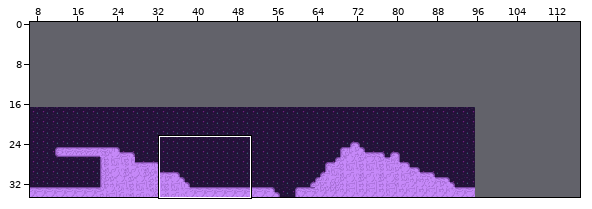
Two versions of a level (Tiled map, assets/map/level_1_map.tmx). Above, an overview of the earlier version with the close-up marked.
Close-up. The starting point:
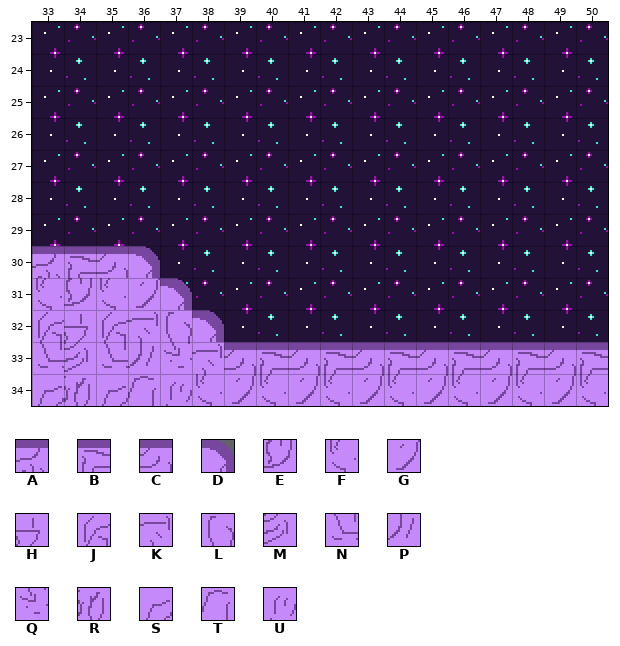
Cells are 32x32 px. Shown: x 33..50, y 23..34. The commit also changed other parts of the map, which this record leaves out. The old version is drawn lined up with the new one.
Key: from "level_1_Ground": A 1, B 2, C 3, D 5, E 7, F 8, G 9, H 13, J 14, K 15, L 16, M 19, N 20, P 21, Q 22, R 25, S 26, T 27, U 28.
_ is an empty cell.
Layers that did not change in this view are not listed.
Layer "ground" before, first column x 33:
23 __________________
24 __________________
25 __________________
26 __________________
27 __________________
28 __________________
29 __________________
30 ABCD______________
31 FEFGD_____________
32 JHJKLD____________
33 NMNPQKCBCBCBCBCBCB
34 SRSTUFGFGFGFGFGFGF
Now the later version:
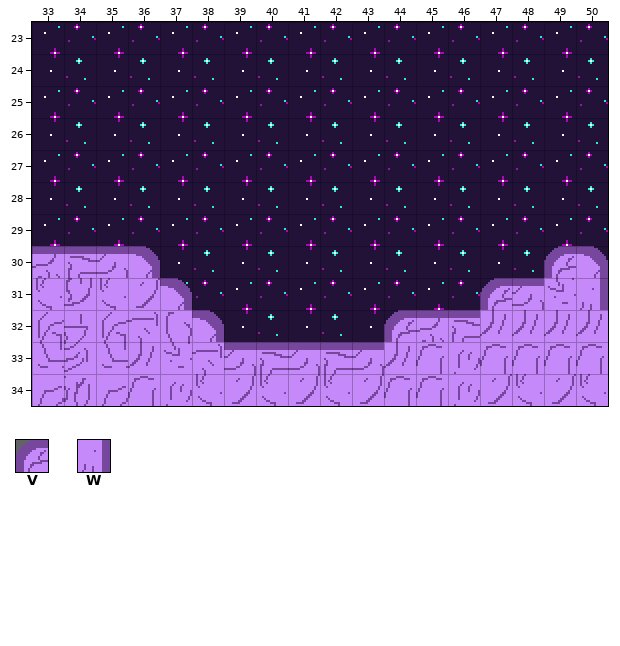
Further tiles: from "level_1_Ground": V 0, W 17.
What changed:
map size 96x18 -> 150x35 cells (old content now starts at 0,17; both pictures use the new coordinates)
Layer "ground":
There is now tile A in row 32 at x 45.
There is now tile B in row 32 at x 46.
There is now tile C in row 31 at x 48.
There is now tile D in row 30 at x 50.
The edit turns tile B into tile P in row 33 at x 44.
There is now tile P in row 32 at x 47 to 50.
There is now tile Q in row 31 at x 49.
The edit turns tile B into tile T in row 33 at x 48 and 50.
The edit turns tile C into tile T in row 33 at x 45, 47 and 49.
The edit turns tile F into tile T in row 34 at x 44.
The edit turns tile G into tile T in row 34 at x 45.
The edit turns tile B into tile U in row 33 at x 46.
The edit turns tile F into tile U in row 34 at x 46.
There is now tile V in row 30 at x 49; in row 31 at x 47; in row 32 at x 44.
There is now tile W in row 31 at x 50.
